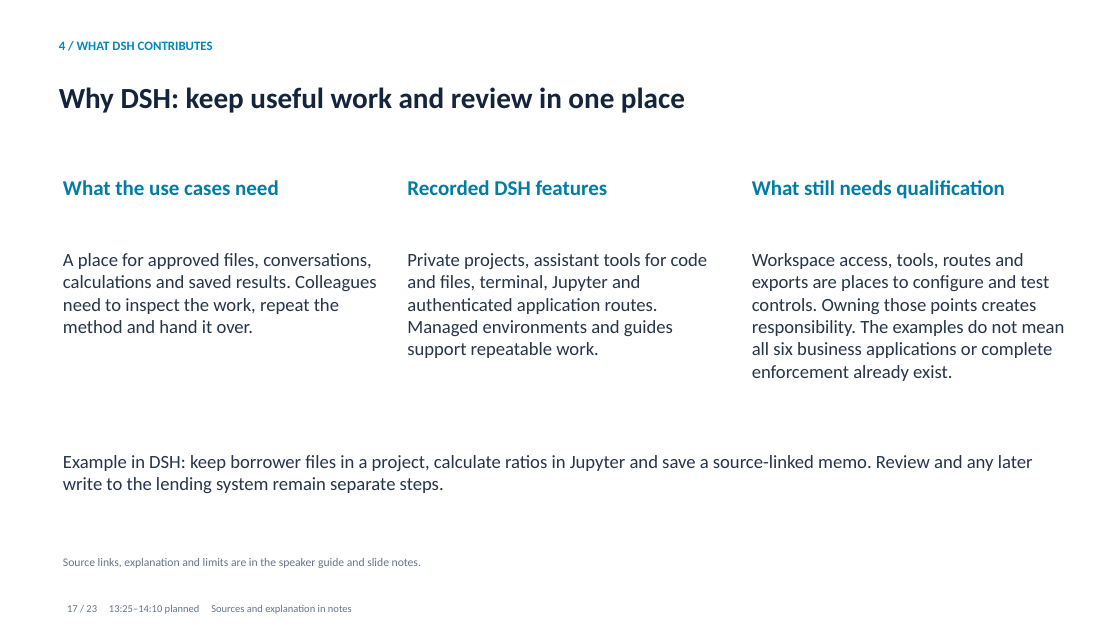
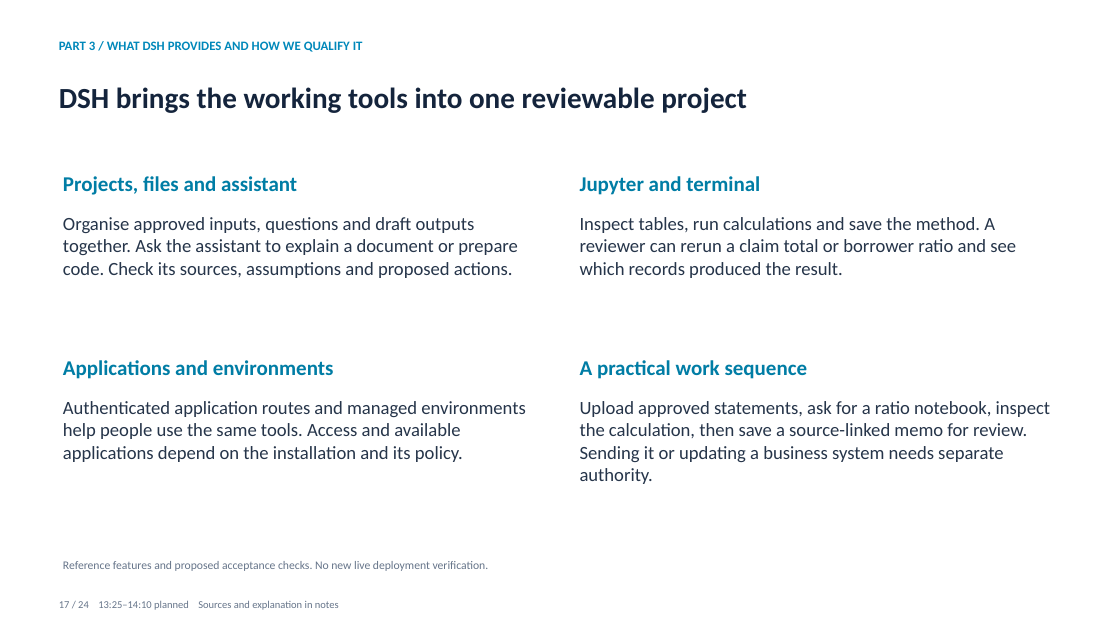
Before and after one commit to skunpoj/dsh_setup, a slide deck: slide 17 of docs/presentations/guarding-the-value-stream/Guarding_the_Value_Stream.pptx. Drawn at 1120x630 pixels with LibreOffice and Linux fonts; fonts in the diff are those of the drawing. Boxes give left, top, right and bottom in pixels: in the first picture for what was removed or moved away, otherwise in the second. Text is boxed around its words. In the diff, an @@ line names an element or a change of style, - is before the commit and + after.

Commit message:
Expand DSH features, control responsibilities and acceptance story

```diff
--- a/docs/presentations/guarding-the-value-stream/Guarding_the_Value_Stream.pptx
+++ b/docs/presentations/guarding-the-value-stream/Guarding_the_Value_Stream.pptx
@@ text at [59, 41, 363, 52]: text changed @@
-4 / WHAT DSH CONTRIBUTES
+PART 3 / WHAT DSH PROVIDES AND HOW WE QUALIFY IT
@@ text at [59, 87, 747, 113]: text changed @@
-Why DSH: keep useful work and review in one place
+DSH brings the working tools into one reviewable project
@@ text at [63, 176, 297, 195]: text changed @@
-What the use cases need
+Projects, files and assistant
@@ text added at [580, 176, 760, 195], 18 pt, text #007DA5, bold @@
+Jupyter and terminal
@@ text removed at [407, 180, 608, 195] @@
-Recorded DSH features
@@ text removed at [752, 180, 1004, 199] @@
-What still needs qualification
@@ text at [63, 217, 517, 278]: text changed @@
-A place for approved files, conversations, calculations and saved results. Colleagues need to inspect the work, repeat the method and hand it over.
+Organise approved inputs, questions and draft outputs together. Ask the assistant to explain a document or prepare code. Check its sources, assumptions and proposed actions.
@@ text at [580, 217, 1016, 278]: text changed @@
-Private projects, assistant tools for code and files, terminal, Jupyter and authenticated application routes. Managed environments and guides support repeatable work.
+Inspect tables, run calculations and save the method. A reviewer can rerun a claim total or borrower ratio and see which records produced the result.
@@ text added at [63, 360, 334, 379], 18 pt, text #007DA5, bold @@
+Applications and environments
@@ text added at [580, 360, 808, 379], 18 pt, text #007DA5, bold @@
+A practical work sequence
@@ text at [63, 401, 525, 462]: text changed @@
-Workspace access, tools, routes and exports are places to configure and test controls. Owning those points creates responsibility. The examples do not mean all six business applications or complete enforcement already exist.
+Authenticated application routes and managed environments help people use the same tools. Access and available applications depend on the installation and its policy.
@@ text at [580, 401, 1050, 484]: text changed @@
-Example in DSH: keep borrower files in a project, calculate ratios in Jupyter and save a source-linked memo. Review and any later write to the lending system remain separate steps.
+Upload approved statements, ask for a ratio notebook, inspect the calculation, then save a source-linked memo for review. Sending it or updating a business system needs separate authority.
@@ text removed at [63, 558, 421, 568] @@
-Source links, explanation and limits are in the speaker guide and slide notes.
@@ text added at [63, 561, 489, 571], 10 pt, text #66758A @@
+Reference features and proposed acceptance checks. No new live deployment verification.
@@ text at [59, 600, 339, 610]: text changed @@
-17 / 23 13:25–14:10 planned Sources and explanation in notes
+17 / 24 13:25–14:10 planned Sources and explanation in notes
```
Also in this commit, not shown: 22 other slides changed, 1 slide added, 2 other files.
